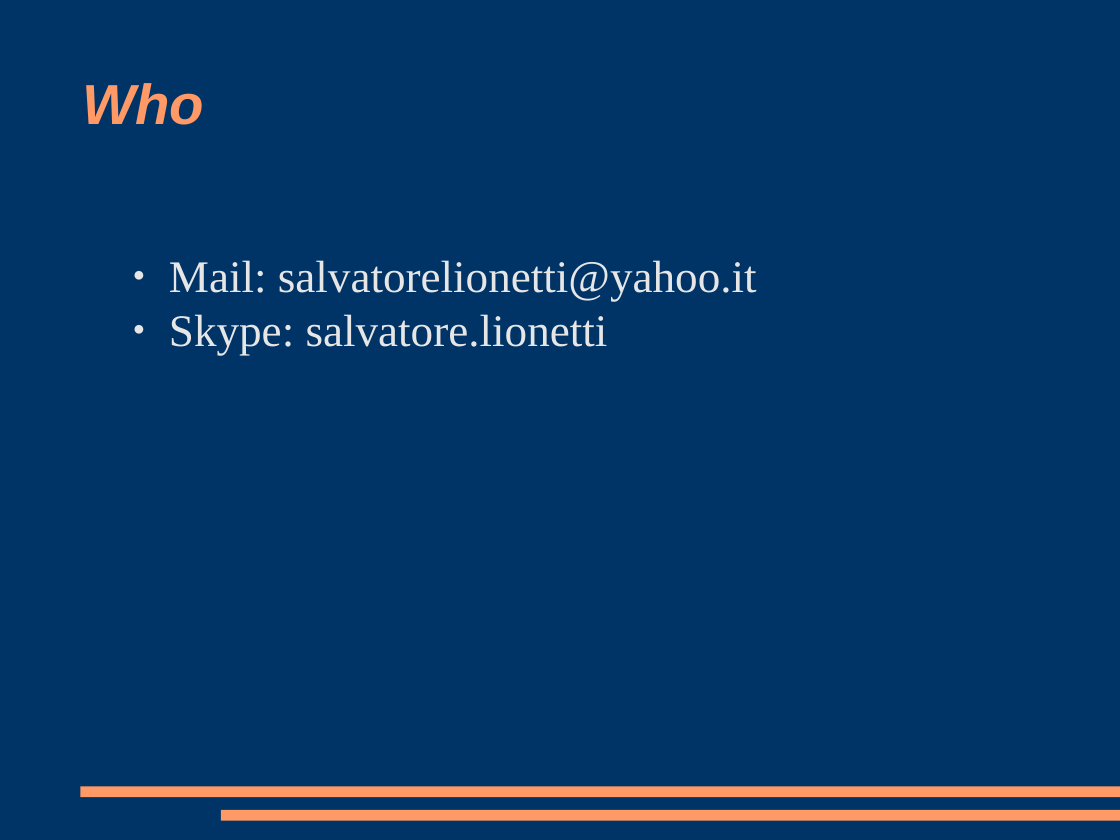
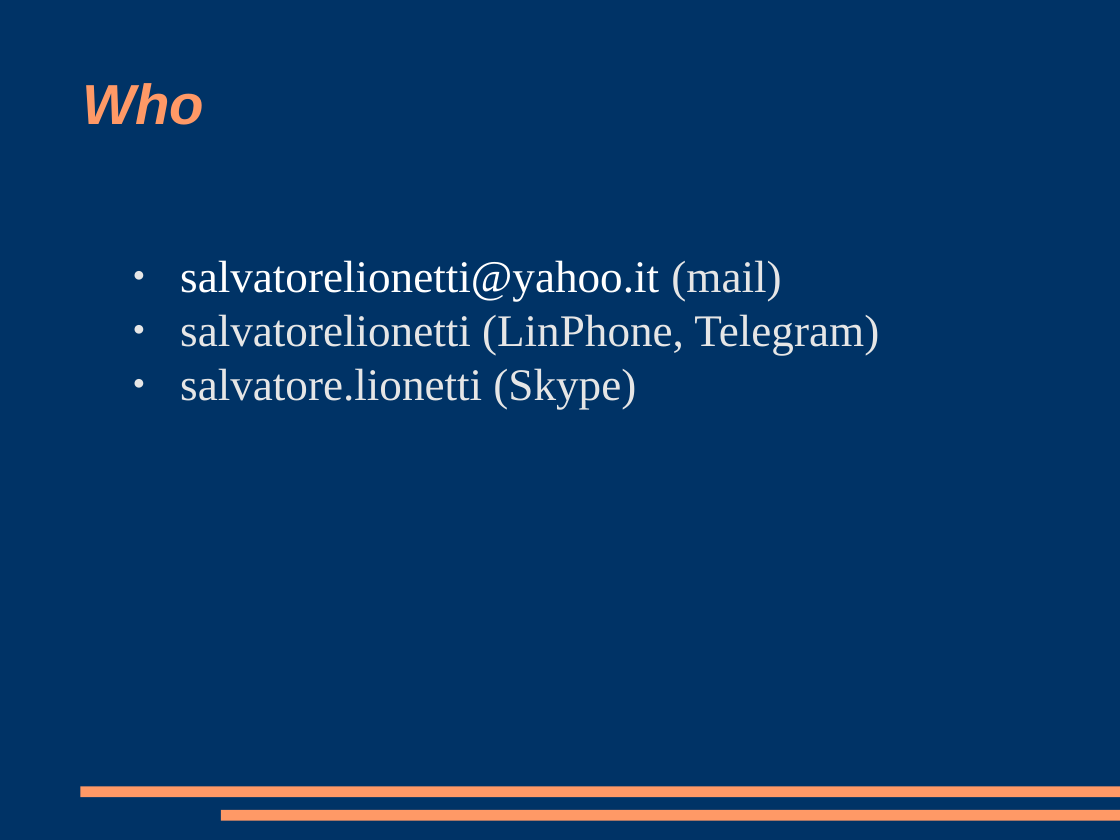
Before and after one commit to salvatorelionetti/votanto, a slide deck: slide 6 of doc/vym/odp/Recognizable electronic system.odp (slide 2 before the commit). Drawn at 1120x840 pixels with LibreOffice and Linux fonts; fonts in the diff are those of the drawing. Boxes give left, top, right and bottom in pixels: in the first picture for what was removed or moved away, otherwise in the second. Text is boxed around its words. In the diff, an @@ line names an element or a change of style, - is before the commit and + after.

```diff
--- a/doc/vym/odp/Recognizable electronic system.odp
+++ b/doc/vym/odp/Recognizable electronic system.odp
@@ text at (180, 260, 879, 409): text changed @@
-● Mail: salvatorelionetti@yahoo.it
-● Skype: salvatore.lionetti
+● salvatorelionetti@yahoo.it (mail)
+● salvatorelionetti (LinPhone, Telegram)
+● salvatore.lionetti (Skype)
```
Also in this commit, not shown: 1 other slide changed, 1 slide removed, 1 other file.
